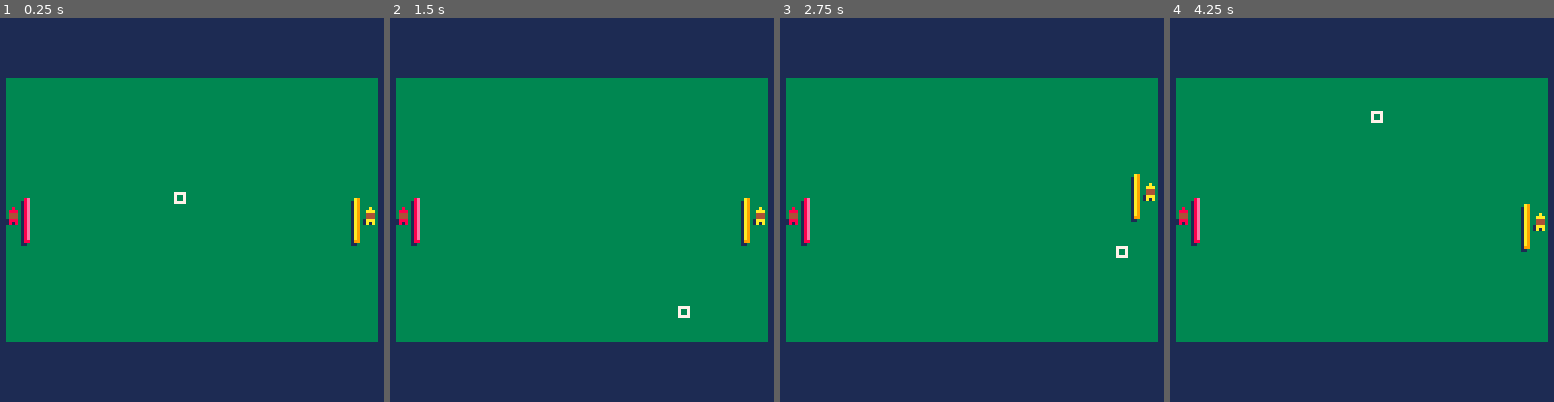
Above: before the commit, frames 1-4 (left to right).
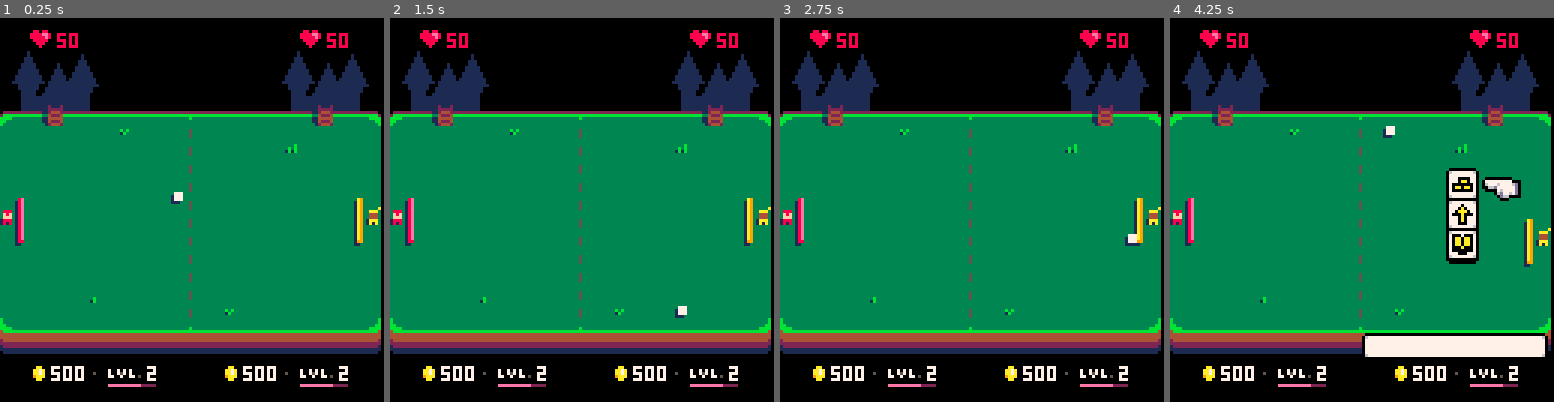
Above: after the commit, the same moments.

Repository: aylanonsense/arpongi
Game: PICO-8 cartridge cart.p8
Same seed, same stepped clock (60 frames per second), same inputs: the game is played once before the commit and once after it.
Inputs:
- Up to frame 1 (0.25 s): no input
- Up to frame 2 (1.5 s): tap X (X key) at 0.33, 1.07 s; tap O (Z key) at 0.7 s
- Up to frame 3 (2.75 s): hold Right 1.6-2.1 s; tap O (Z key) at 1.7, 2.1, 2.5 s; tap X (X key) at 1.85 s; hold Up 2.15-2.42 s; hold Right from 2.47 s (still down)
- Up to frame 4 (4.25 s): tap O (Z key) every 0.4 s from 2.9 to 4.1 s; tap X (X key) at 2.97, 4.08 s; release Right at 3.03 s; hold Left 3.08-3.58 s; hold Down 3.63-3.97 s; hold Right from 4.02 s (still down)

The runs differ from the first frame. In frame 1, 45% of the frame differs, in the area x 0-100%, y 0-100%; in frame 2, 45%; in frame 3, 46%; in frame 4, 49%.

Commit message:
A pret'ey lit'ul landscaype wot wit somma them menus that dawn't do naffin' yet

Diff:
--- a/cart.p8
+++ b/cart.p8
@@ -12,16 +12,17 @@
 -- convenient no-op function that does nothing
 function noop() end
 
+local controllers={1,0}
 local level_bounds={
-	top={x=0,y=20,vx=0,vy=0,width=128,height=0,platform_channel=1},
-	left={x=2,y=0,vx=0,vy=0,width=0,height=128,platform_channel=1},
-	bottom={x=0,y=108,vx=0,vy=0,width=128,height=0,platform_channel=1},
-	right={x=126,y=0,vx=0,vy=0,width=0,height=128,platform_channel=1}
+	top={x=0,y=32,vx=0,vy=0,width=128,height=0,platform_channel=1},
+	left={x=0,y=0,vx=0,vy=0,width=0,height=128,platform_channel=1},
+	bottom={x=0,y=105,vx=0,vy=0,width=128,height=0,platform_channel=1},
+	right={x=127,y=0,vx=0,vy=0,width=0,height=128,platform_channel=1}
 }
 
 local entities
-local buttons={}
-local button_presses={}
+local buttons={{},{}}
+local button_presses={{},{}}
 
 local entity_classes={
 	commander={
@@ -31,9 +32,39 @@
 		move_y=0,
 		platform_channel=2,
 		is_commander=true,
+		is_frozen=false,
+		init=function(self)
+			self.health=spawn_entity("health_counter",ternary(self.is_facing_left,100,10),4,{
+				commander=self
+			})
+			self.gold=spawn_entity("gold_counter",ternary(self.is_facing_left,75,11),116,{
+				commander=self
+			})
+			self.xp=spawn_entity("xp_counter",ternary(self.is_facing_left,100,36),116,{
+				commander=self
+			})
+			self.primary_menu=spawn_entity("menu",ternary(self.is_facing_left,92,24),50,{
+				commander=self,
+				menu_items={1,2,3},
+				on_select=function(self,item,index)
+					self:hide()
+					self.commander.is_frozen=false
+				end
+			})
+		end,
 		update=function(self)
+			-- activate the menu
+			if not self.is_frozen and button_presses[self.player_num][4] then
+				self.is_frozen=true
+				button_presses[self.player_num][4]=false
+				self.primary_menu:show()
+			end
 			-- move vertically
-			self.move_y=ternary(btn(3,self.player_num),1,0)-ternary(btn(2,self.player_num),1,0)
+			if self.is_frozen then
+				self.move_y=0
+			else
+				self.move_y=ternary(buttons[self.player_num][3],1,0)-ternary(buttons[self.player_num][2],1,0)
+			end
 			self.vy=self.move_y
 			self:apply_velocity()
 			-- keep in bounds
@@ -50,7 +81,7 @@
 			if self.move_y!=0 then
 				palt(ternary(self.frames_alive%10<5,12,8),true)
 			end
-			draw_sprite(0,0,4,6,self.x+ternary(self.is_facing_left,4,-6),self.y-4+flr(self.height/2),self.is_facing_left)
+			draw_sprite(4*self.sprite,0,4,6,self.x+ternary(self.is_facing_left,4,-6),self.y-4+flr(self.height/2),self.is_facing_left)
 		end,
 		draw_shadow=function(self)
 			-- draw commander shadow
@@ -60,27 +91,115 @@
 			rectfill(self.x-0.5,self.y+1.5,self.x+self.width-1.5,self.y+self.height+0.5,1)
 		end
 	},
+	wizard={
+		extends="commander",
+		colors={13,12,12},
+		sprite=0
+	},
+	thief={
+		extends="commander",
+		colors={9,10,10},
+		sprite=1
+	},
 	knight={
 		extends="commander",
-		colors={8,8,14}
-	},
-	thief={
-		extends="commander",
-		colors={9,10,10}
-	},
-	wizard={
-		extends="commander",
-		colors={13,12,12}
+		colors={8,8,14},
+		sprite=2
+	},
+	health_counter={
+		width=16,
+		height=6,
+		draw=function(self)
+			draw_sprite(12,17,7,6,self.x,self.y)
+			print("50",self.x+9.5,self.y+1.5,8)
+		end
+	},
+	gold_counter={
+		width=17,
+		height=5,
+		draw=function(self)
+			draw_sprite(19,18,4,5,self.x,self.y)
+			print("500",self.x+6.5,self.y+0.5,7)
+			pset(self.x+20.5,self.y+2.5,5)
+		end
+	},
+	xp_counter={
+		width=16,
+		height=7,
+		draw=function(self)
+			draw_sprite(24,27,11,3,self.x,self.y+1)
+			print("2",self.x+13.5,self.y+0.5,7)
+			line(self.x+0.5,self.y+6.5,self.x+self.width-0.5,self.y+6.5,2)
+			line(self.x+0.5,self.y+6.5,self.x+0.5+0.7*(self.width-1),self.y+6.5,14)
+		end
+	},
+	menu={
+		width=11,
+		height=11,
+		is_visible=false,
+		highlighted_index=1,
+		update=function(self)
+			if self.is_visible then
+				if button_presses[self.commander.player_num][2] then
+					self.highlighted_index=ternary(self.highlighted_index==1,#self.menu_items,self.highlighted_index-1)
+				end
+				if button_presses[self.commander.player_num][3] then
+					self.highlighted_index=self.highlighted_index%#self.menu_items+1
+				end
+				if button_presses[self.commander.player_num][4] then
+					self:on_select(self.menu_items[self.highlighted_index],self.highlighted_index)
+				end
+				if button_presses[self.commander.player_num][5] then
+					self:hide()
+					self.commander.is_frozen=false
+				end
+			end
+		end,
+		draw=function(self)
+			if self.is_visible then
+				pal(1,0)
+				pal(11,self.commander.colors[2])
+				-- draw menu items
+				local i
+				for i=1,#self.menu_items do
+					draw_sprite(0,6,11,12,self.x,self.y+10*i-10)
+					draw_sprite(5+7*self.menu_items[i],0,7,7,self.x+2,self.y+10*i-8)
+				end
+				-- draw pointer
+				draw_sprite(16,7,13,8,self.x+ternary(self.commander.is_facing_left,12,-14),self.y+11*self.highlighted_index-8,self.commander.is_facing_left)
+				-- draw text box
+				local x=ternary(self.commander.is_facing_left,64,1)
+				draw_sprite(11,7,2,9,x,105)
+				draw_sprite(13,7,1,9,x+2,105,false,false,58)
+				draw_sprite(11,7,2,9,x+60,105,true)
+			end
+		end,
+		on_select=noop,
+		show=function(self)
+			if not self.is_visible then
+				self.is_visible=true
+				self.highlighted_index=1
+			end
+		end,
+		hide=function(self)
+			self.is_visible=false
+		end
 	},
 	ball={
-		width=4,
-		height=4,
-		collision_indent=1,
+		width=3,
+		height=3,
+		collision_indent=0.5,
 		vx=1,
 		vy=1,
 		collision_channel=1 + 2, -- level bounds + commanders
 		update=function(self)
 			self:apply_velocity(true)
+		end,
+		draw=function(self)
+			rectfill(self.x+0.5,self.y+0.5,self.x+self.width-0.5,self.y+self.height-0.5,7)
+		end,
+		draw_shadow=function(self)
+			rectfill(self.x-0.5,self.y+1.5,self.x+self.width-1.5,self.y+self.height+0.5,1)
 		end,
 		on_collide=function(self,dir,other)
 			if not other.is_commander or (not other.is_facing_left and dir=="left") or (other.is_facing_left and dir=="right") then
@@ -110,7 +229,7 @@
 		is_facing_left=false
 	})
 	spawn_entity("thief",level_bounds.right.x-6-entity_classes.commander.width,60,{
-		player_num=0,
+		player_num=2,
 		facing_dir=-1,
 		is_facing_left=true
 	})
@@ -123,10 +242,13 @@
 	-- skip_frames+=1
 	-- if skip_frames%10>0 and not btn(5) then return end
 	-- keep track of button presses
-	local i
-	for i=0,5 do
-		button_presses[i]=btn(i) and not buttons[i]
-		buttons[i]=btn(i)
+	local p
+	for p=1,2 do
+		local i
+		for i=0,5 do
+			button_presses[p][i]=btn(i,controllers[p]) and not buttons[p][i]
+			buttons[p][i]=btn(i,controllers[p])
+		end
 	end
 	-- update all the entities
 	local entity
@@ -157,13 +279,39 @@
 -- end
 
 function _draw()
+	-- clear the screen
 	camera()
-	-- clear the screen
-	cls(1)
-	-- draw the level bounds
+	cls(0)
+	-- draw the level grounds
+	-- camera(0,-1)
 	rectfill(level_bounds.left.x+0.5,level_bounds.top.y+0.5,level_bounds.right.x-0.5,level_bounds.bottom.y-0.5,3)
+	draw_sprite(0,18,4,5,0,31)
+	draw_sprite(0,18,4,5,123,31,true)
+	draw_sprite(4,18,1,5,4,31,false,false,119)
+	draw_sprite(24,15,4,12,0,100)
+	draw_sprite(24,15,4,12,123,100,true)
+	draw_sprite(28,15,1,12,4,100,false,false,119)
+	-- draw castles
+	draw_sprite(29,7,29,20,4,11)
+	draw_sprite(29,7,29,20,94,11)
+	-- draw drawbridges
+	draw_sprite(5,18,7,5,14,31)
+	draw_sprite(5,18,7,5,104,31)
+	-- draw lines
+	local y
+	for y=37.5,100.5,6 do
+		line(63.5,y,63.5,y+2,5)
+	end
+	pset(63.5,33.5,11)
+	pset(63.5,103.5,11)
+	-- draw grass
+	draw_sprite(19,15,2,3,30,92)
+	draw_sprite(16,15,3,2,40,37)
+	draw_sprite(16,15,3,2,75,97)
+	draw_sprite(19,15,4,3,95,42)
+	-- draw the entities' shadows
+	-- camera()
 	local entity
-	-- draw the entities' shadows
 	for entity in all(entities) do
 		entity:draw_shadow()
 		pal()
@@ -186,8 +334,8 @@
 		entity={
 			frames_alive=0,
 			is_alive=true,
-			x=x,
-			y=y,
+			x=x or 0,
+			y=y or 0,
 			vx=0,
 			vy=0,
 			width=8,
@@ -380,8 +528,8 @@
 	return initial_value>0 and initial_value<=1
 end
 
-function draw_sprite(sx,sy,sw,sh,x,y,flip_h,flip_y)
-	sspr(sx,sy,sw,sh,x+0.5,y+0.5,sw,sh,flip_h,flip_y)
+function draw_sprite(sx,sy,sw,sh,x,y,flip_h,flip_y,sw2,sh2)
+	sspr(sx,sy,sw,sh,x+0.5,y+0.5,(sw2 or sw),(sh2 or sh),flip_h,flip_y)
 end
 
 __gfx__
@@ -400,22 +548,22 @@
 17777777771177711d7677d610000000111110000000100000111110005555555555555555555555555555555555555555555555555555555555555555555555
 1777777777117771111166d100000001111111000001110000111110005555555555555555555555555555555555555555555555555555555555555555555555
 17777777771167610000111000000001111111000001110001111111005555555555555555555555555555555555555555555555555555555555555555555555
-167777777610111055555555b3333011111111100011111001111111005555555555555555555555555555555555555555555555555555555555555555555555
-111111111115555555555555b3333011111111100011111011111111105555555555555555555555555555555555555555555555555555555555555555555555
-011111111105088088055555bb333111111111110111111111111111105555555555555555555555555555555555555555555555555555555555555555555555
-0222211244428888ee855555bbbbb001111111000111111111111111115555555555555555555555555555555555555555555555555555555555555555555555
-2bbbb334222488888e8555554bbbb001111111001111111111111111005555555555555555555555555555555555555555555555555555555555555555555555
-bbbbb114444408888805555544444000111110001111111111111111005555555555555555555555555555555555555555555555555555555555555555555555
-bb333114222400888005555544444000111110011111111111111110005555555555555555555555555555555555555555555555555555555555555555555555
-b3333332444200080005555524444000111111111111111111111110005555555555555555555555555555555555555555555555555555555555555555555555
+1677777776101110b0b000b5b3333011111111100011111001111111005555555555555555555555555555555555555555555555555555555555555555555555
+11111111111555551b00b0b5b3333011111111100011111011111111105555555555555555555555555555555555555555555555555555555555555555555555
+01111111110508808801b1b5bb333111111111110111111111111111105555555555555555555555555555555555555555555555555555555555555555555555
+0222211244428888ee80aa05bbbb3001111111000111111111111111115555555555555555555555555555555555555555555555555555555555555555555555
+2bbbb334222488888e8aa7a54bbbb001111111001111111111111111005555555555555555555555555555555555555555555555555555555555555555555555
+bbbb311444440888880aa7a544444000111110001111111111111111005555555555555555555555555555555555555555555555555555555555555555555555
+bb333114222400888009aaa544444000111110011111111111111110005555555555555555555555555555555555555555555555555555555555555555555555
+b3333312444200080000aa0524444000111111111111111111111110005555555555555555555555555555555555555555555555555555555555555555555555
 00000000000000000003b00022222000111111111111111111111110005555555555555555555555555555555555555555555555555555555555555555555555
 00000000000000000003bb0012222000111111111111111111111110005555555555555555555555555555555555555555555555555555555555555555555555
 0000000000000000000100bb11111000111111111211121111111110005555555555555555555555555555555555555555555555555555555555555555555555
 00000000000000000001000001111000111111111222221111111110005555555555555555555555555555555555555555555555555555555555555555555555
-00000000000600000061600055555555555555555555555555555555555555555555555555555555555555555555555555555555555555555555555555555555
-0000000006ddd6006dd1dd6055555555555555555555555555555555555555555555555555555555555555555555555555555555555555555555555555555555
-000600006ddddd606ddddd6055555555555555555555555555555555555555555555555555555555555555555555555555555555555555555555555555555555
-06ddd60066d6d66066d6d66055555555555555555555555555555555555555555555555555555555555555555555555555555555555555555555555555555555
+00000000000600000061600070070707000555555555555555555555555555555555555555555555555555555555555555555555555555555555555555555555
+0000000006ddd6006dd1dd6070075707000555555555555555555555555555555555555555555555555555555555555555555555555555555555555555555555
+000600006ddddd606ddddd6077007007705055555555555555555555555555555555555555555555555555555555555555555555555555555555555555555555
+06ddd60066d6d66066d6d66055555555550555555555555555555555555555555555555555555555555555555555555555555555555555555555555555555555
 06d6d600066666006666666055555555555555555555555555555555555555555555555555555555555555555555555555555555555555555555555555555555
 0666660003bbbb0003bbbb0055555555555555555555555555555555555555555555555555555555555555555555555555555555555555555555555555555555
 03bbbb000dd666000dd6660055555555555555555555555555555555555555555555555555555555555555555555555555555555555555555555555555555555
